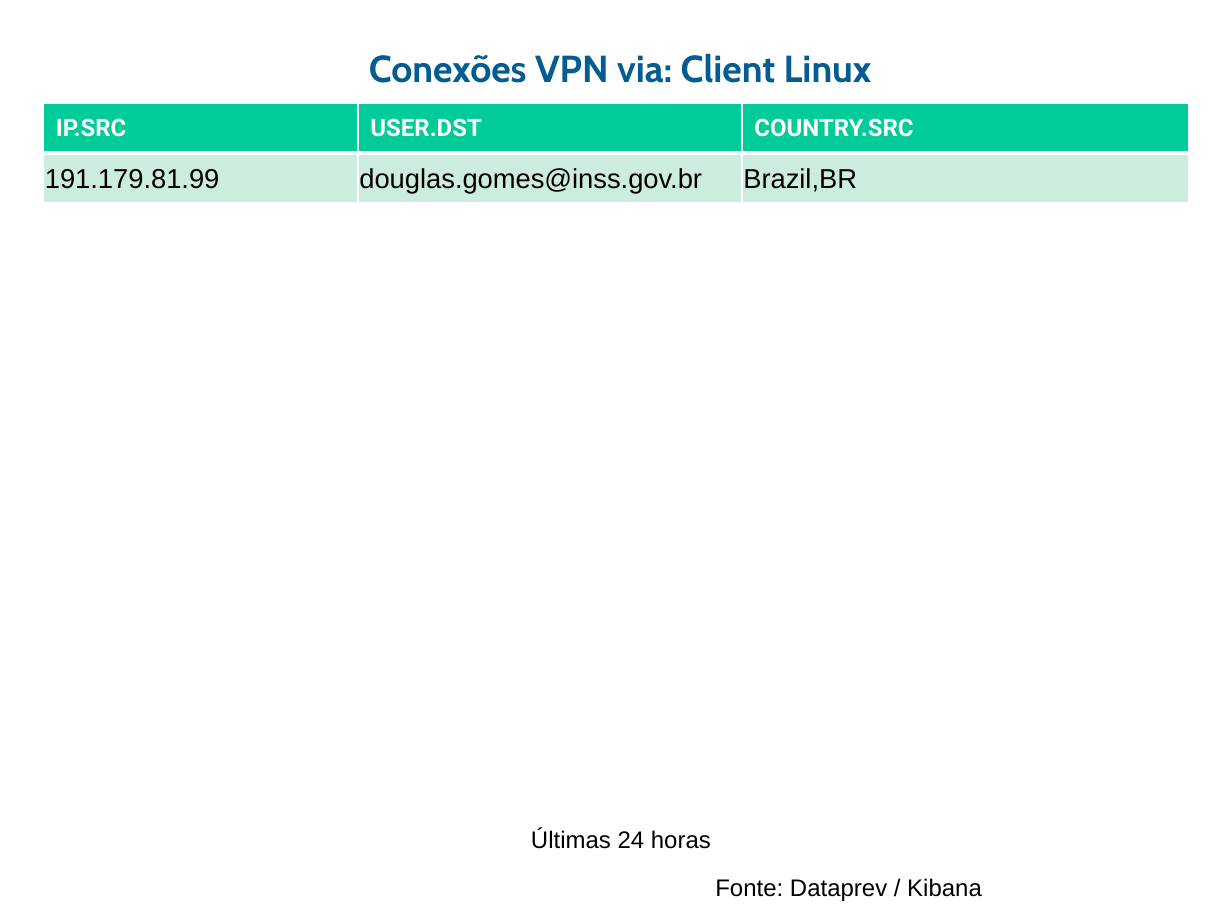
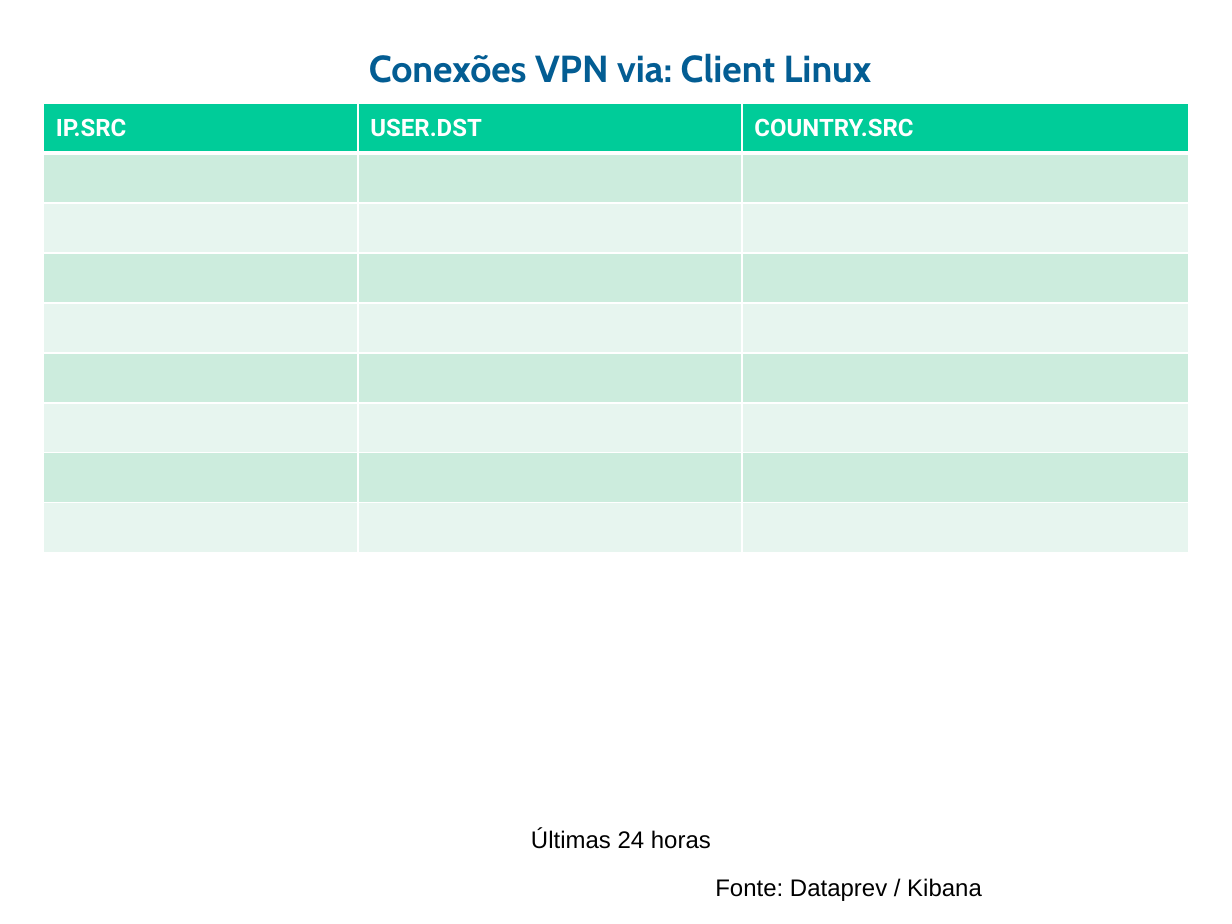
Before and after one commit to guihred/Experiments, a slide deck: slide 19 of src/main/resources/Radar_Eventos_v01122020REL1.pptx. Drawn at 1232x924 pixels with LibreOffice and Linux fonts; fonts in the diff are those of the drawing; background and template pictures are left out. Boxes give left, top, right and bottom in pixels: in the first picture for what was removed or moved away, otherwise in the second. Text is boxed around its words. In the diff, an @@ line names an element or a change of style, - is before the commit and + after.

```diff
--- a/src/main/resources/Radar_Eventos_v01122020REL1.pptx
+++ b/src/main/resources/Radar_Eventos_v01122020REL1.pptx
@@ table at box(43, 103, 1188, 553) @@
-row 2: 191.179.81.99 | douglas.gomes@inss.gov.br | Brazil,BR
+row 2:  |  | 
+row 3:  |  | 
+row 4:  |  | 
+row 5:  |  | 
+row 6:  |  | 
+row 7:  |  | 
+row 8:  |  | 
+row 9:  |  | 
```
Also in this commit, not shown: 16 other slides changed, 5 other files.
